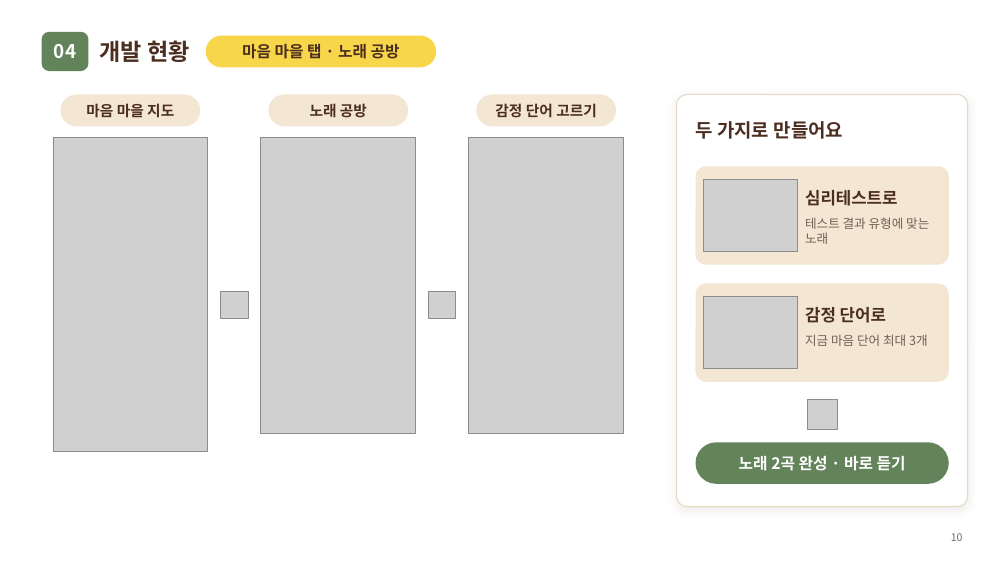
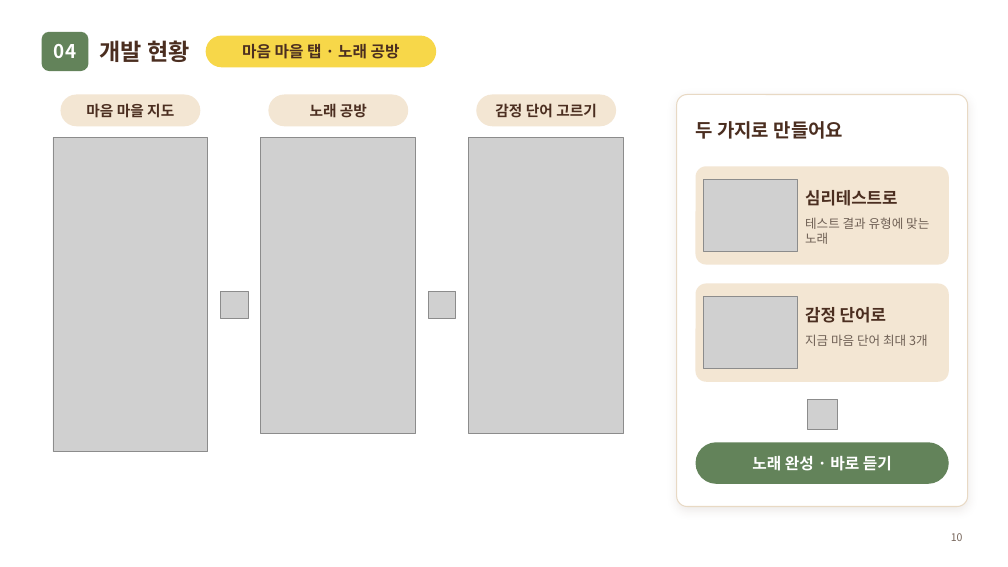
Before and after one commit to Auto-hyun/2026-2-OSSProj-Warmplus-05, a slide deck: slide 10 of doc/2_2_OSSProj_5_웜플러스_중간발표자료.pptx. Drawn at 1008x567 pixels with LibreOffice and Linux fonts; fonts in the diff are those of the drawing; grey boxes stand for pictures; background and template pictures are left out. Boxes give left, top, right and bottom in pixels: in the first picture for what was removed or moved away, otherwise in the second. Text is boxed around its words. In the diff, an @@ line names an element or a change of style, - is before the commit and + after.

Commit message:
docs(doc): 중간발표자료 해결 방안·개발 목표·피드백·협업 슬라이드 개편
- 해결 방안을 유사 서비스 4분면(불편함↔편리함, 전문적인 진단↔일상에서의 공감)으로 교체
- 개발 목표를 기능 기준 3가지(마음 기록, 노래 추천, AI 대화·위기 대응)로 수정
- 피드백 반영 내용 채움(온기 대표님, 지도교수님)
- 대안 비교 및 선택 슬라이드 삭제, 목차·섹션 번호 정리
- 협업 방식을 조직 레포·개인 레포 Fork/PR 도식으로 단순화

```diff
--- a/doc/2_2_OSSProj_5_웜플러스_중간발표자료.pptx
+++ b/doc/2_2_OSSProj_5_웜플러스_중간발표자료.pptx
@@ text at box(752, 456, 892, 471): text changed @@
-노래 2곡 완성 · 바로 듣기
+노래 완성 · 바로 듣기
```
Also in this commit, not shown: 12 other slides changed, 1 slide added, 2 slides removed.
